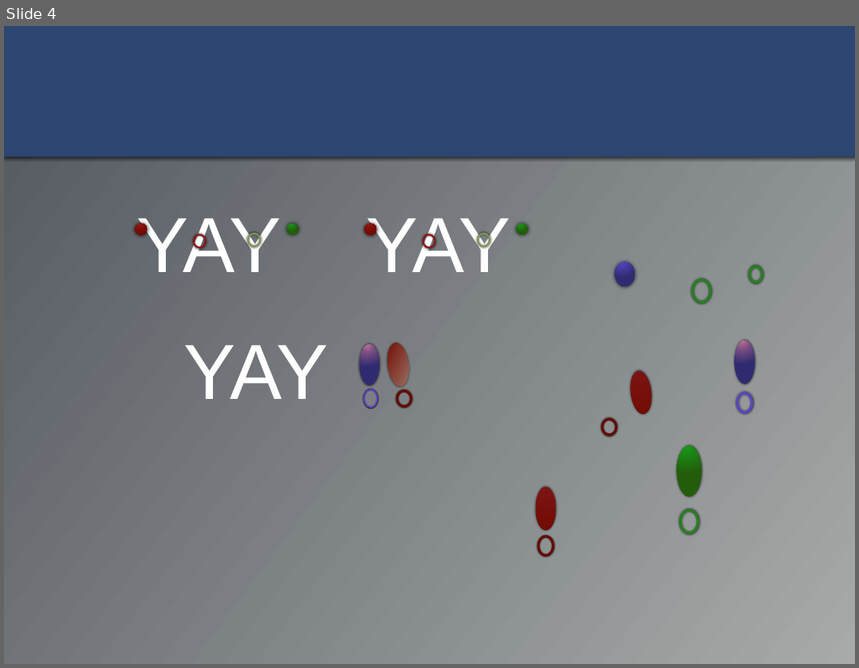
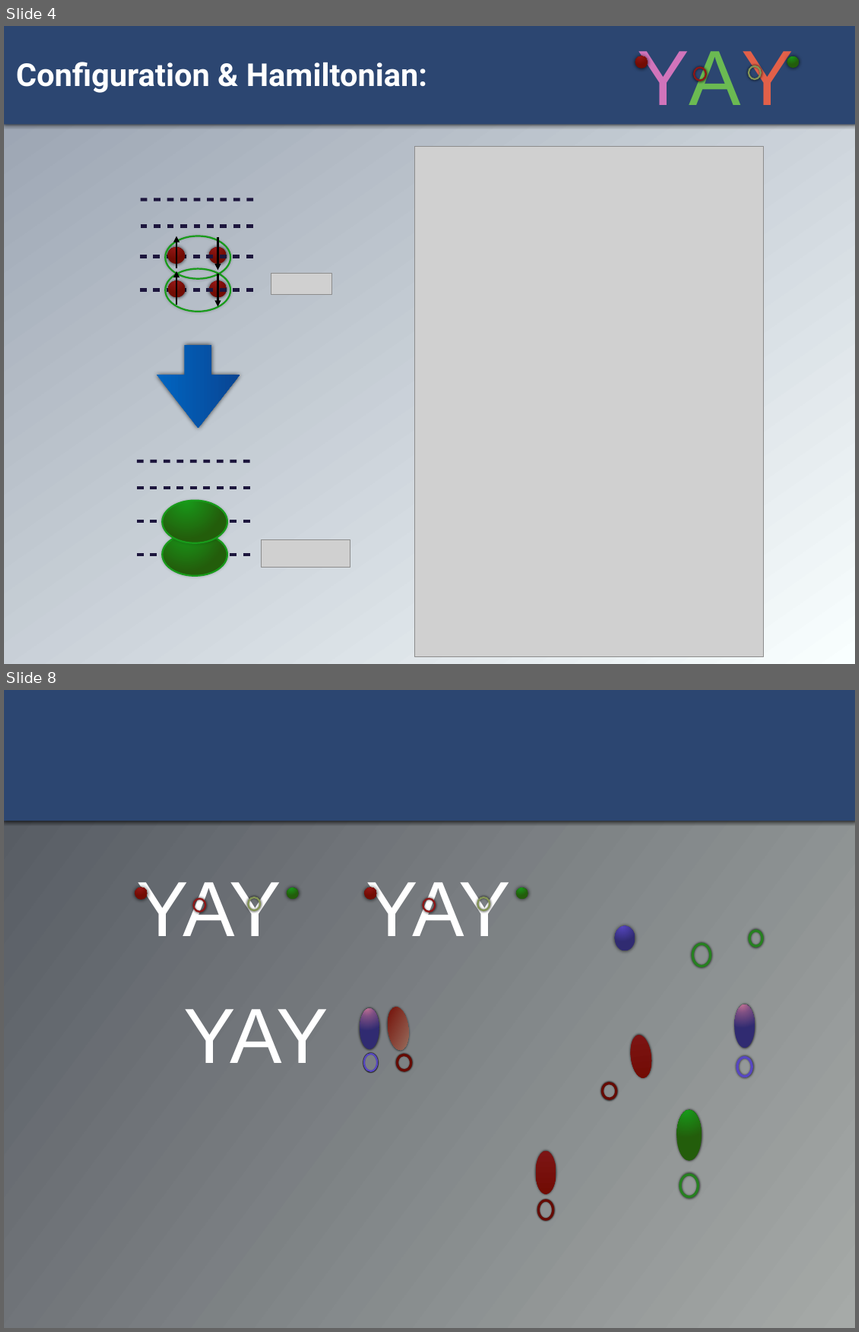
Before and after one commit to yuanzhuo/Talent2018, a slide deck: pre/pre_SM.pptx. Shown one above the other, each under a label of ours: slide 4 before the commit, slides 4 and 8 after it; the slides between them are not shown. The pictures are 859x668 and 859x1332 pixels, drawn with LibreOffice and Linux fonts; fonts in the diff are those of the drawing; grey boxes stand for pictures. Boxes give left, top, right and bottom in pixels: in the first picture for what was removed or moved away, otherwise in the second. Text is boxed around its words. In the diff, an @@ line names an element or a change of style, - is before the commit and + after.

```diff
--- a/pre/pre_SM.pptx
+++ b/pre/pre_SM.pptx
@@ slide 4 added at (4, 26, 855, 664), background gradient #F9FFFF to #959EAD @@
@@ rectangle added at (4, 26, 855, 124), fill #2C4671 @@
@@ text added at (16, 62, 427, 93), 38 pt, text #FFFFFF, bold @@
+Configuration & Hamiltonian:
@@ group added at (636, 51, 800, 105): 4 ellipses, 1 text @@
+YAY
@@ picture added at (414, 146, 764, 657) @@
@@ group added at (140, 199, 256, 312): 6 ellipses, 4 lines, 4 arrows @@
@@ picture added at (271, 273, 332, 295) @@
@@ right arrow added at (157, 345, 240, 428), fill gradient #0065C1 to #094593 @@
@@ group added at (137, 461, 253, 576): 6 ellipses, 4 lines @@
@@ picture added at (262, 541, 351, 568) @@
@@ what was slide 4 is now slide 8 @@
```
Also in this commit, not shown: 3 slides changed, 3 other slides added, 7 other files.
